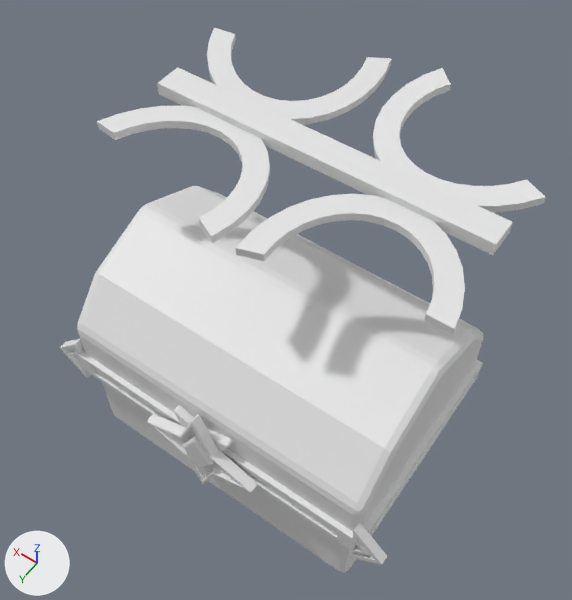
Before and after pictures for a commit that changed the Blender file obj_chest_melissaLiao_01.blend.
Both versions are drawn from a 50 mm camera at (-6.5, 8.8, 17.76) aimed at (0.29, -0.7, 2.83). Lighting does not change. The marker at lower left points along +X, +Y and +Z. The picture after the commit comes second.
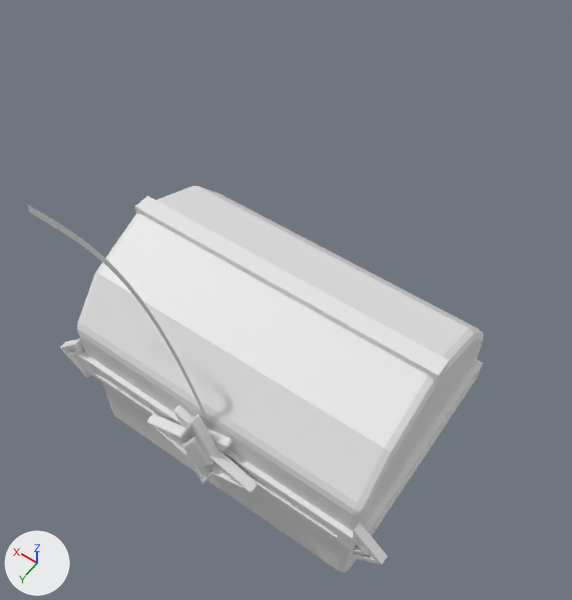
Commit message: Still experimenting with adding designs

What differs and where, as boxes (x1, y1, x2, y2) in the pictures (572 x 600 px):
'Circle', deleted
    before: (97, 28, 546, 335)
'Cube.003', moved, rescaled (12% narrower)
    before: (157, 67, 513, 255)
    after: (135, 196, 449, 383)
'NurbsPath.001', added
    after: (27, 204, 205, 414)

The change, as a diff of the scene's bpy script:
```diff
--- a/obj_chest_melissaLiao_01.blend.py
+++ b/obj_chest_melissaLiao_01.blend.py
@@ me_nurbspath_001 @@
+me_nurbspath_001.from_pydata(...)  # 96 vertices, 47 faces; spans x -2.07..2.0, y 0.0, z -2.43..1.7
+me_nurbspath_001.polygons.foreach_set('use_smooth', [True] * 47)
@@ ob_circle @@
-ob_circle = bpy.data.objects.new('Circle', me_circle)
-ob_circle.location = (-2.08, 5.73, 3.76)
@@ ob_cube_003 @@
 ob_cube_003 = bpy.data.objects.new('Cube.003', me_cube)
-ob_cube_003.location = (-2.39, -1.45, 7.07)
-ob_cube_003.scale = (1.0, 0.339, 0.149)
+ob_cube_003.location = (-2.39, -0.03, 4.39)
+ob_cube_003.scale = (1.0, 0.219, 0.149)
@@ ob_nurbspath_001 @@
+ob_nurbspath_001 = bpy.data.objects.new('NurbsPath.001', me_nurbspath_001)
+ob_nurbspath_001.location = (2.01, 2.78, 5.02)
```
